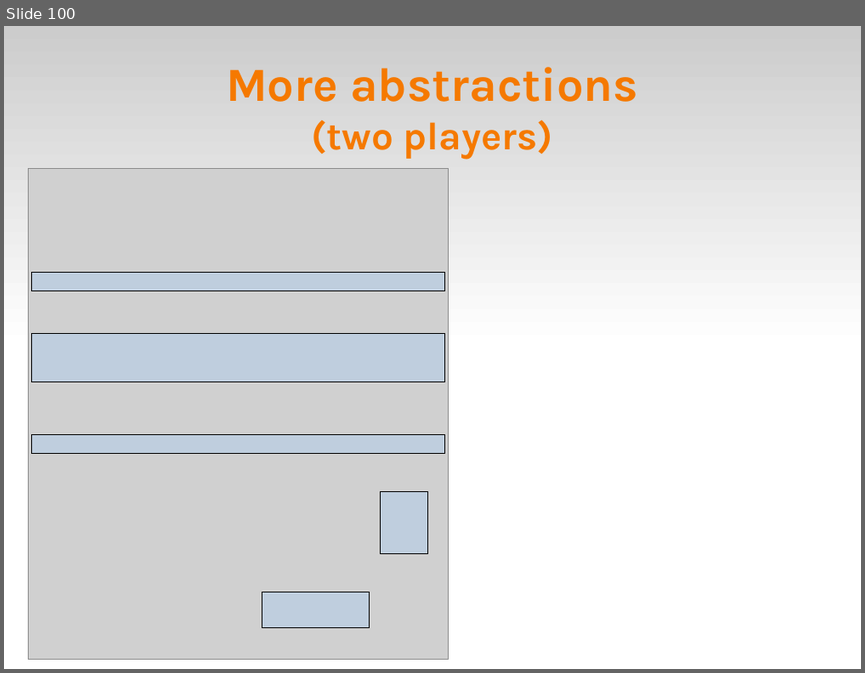
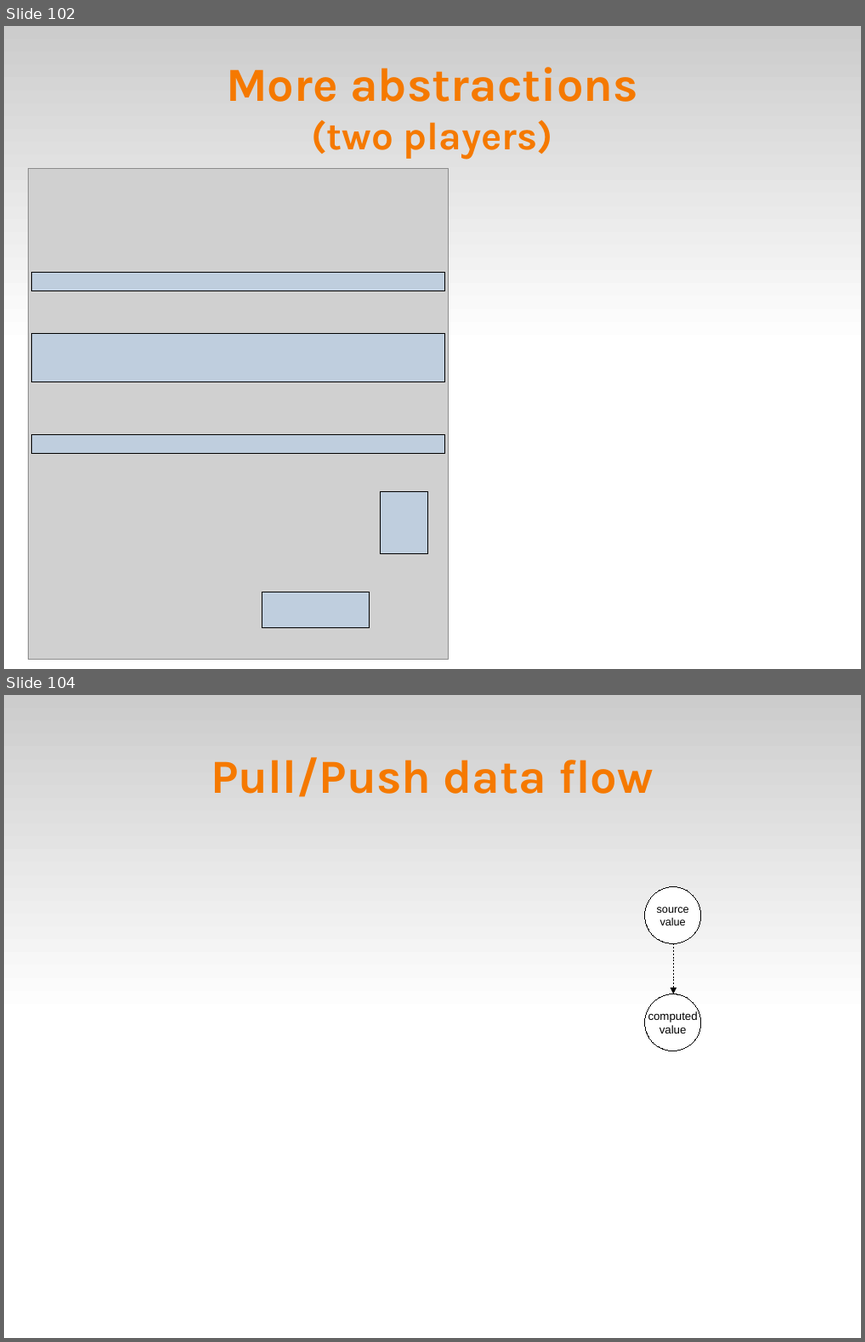
Before and after one commit to fsantanna-no/ceu-docs, a slide deck: ceu_curryon-expanded.odp. Shown one above the other, each under a label of ours: slide 100 before the commit, slides 102 and 104 after it; the slides between them are not shown. The pictures are 865x673 and 865x1342 pixels, drawn with LibreOffice and Linux fonts; fonts in the diff are those of the drawing; grey boxes stand for pictures. Boxes give left, top, right and bottom in pixels: in the first picture for what was removed or moved away, otherwise in the second. Text is boxed around its words. In the diff, an @@ line names an element or a change of style, - is before the commit and + after.

```diff
--- a/ceu_curryon-expanded.odp
+++ b/ceu_curryon-expanded.odp
@@ slide 104 added at [4,695,861,1338], background #FFFFFF; not listed: 1 template element that a slide beside it also shows @@
@@ title added at [211,757,653,797], 44 pt, text #F57900, bold @@
+Pull/Push data flow
@@ ellipse added at [645,887,701,944], fill #FFFFFF, outline #000000 0 pt, 10 pt, text #000000 @@
+source
+value
@@ arrow added from (674, 944) to (674, 993), #000000 0 pt @@
@@ ellipse added at [645,993,701,1050], fill #FFFFFF, outline #000000 0 pt, 10.5 pt, text #000000 @@
+computed
+value
@@ what was slide 100 is now slide 102 @@
```
Also in this commit, not shown: 8 slides changed, 17 other slides added, 17 slides removed, 2 other files.
